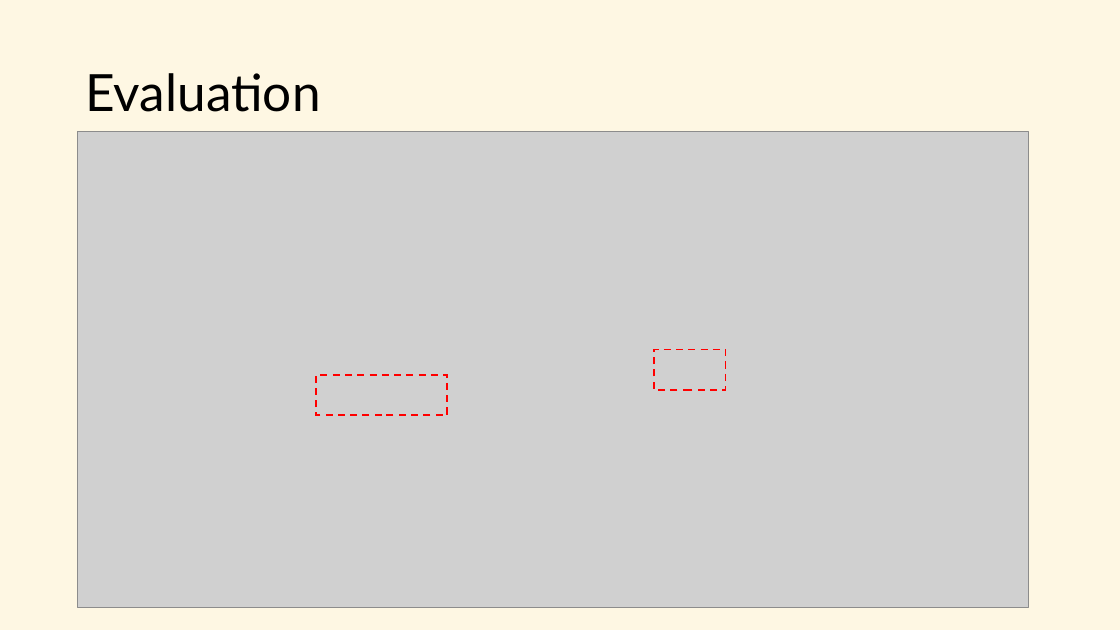
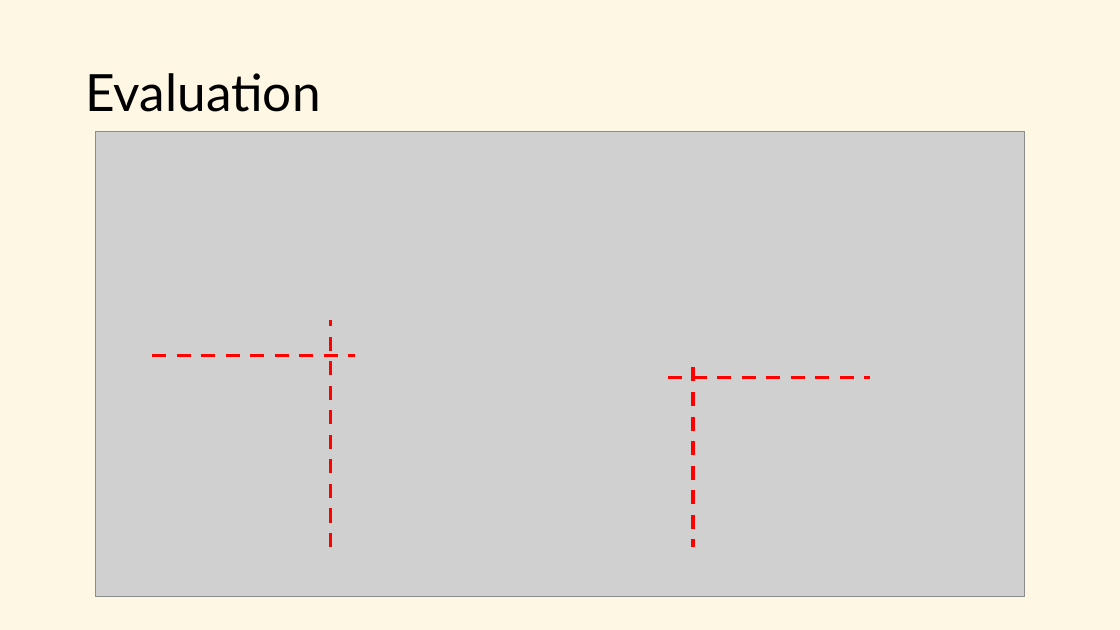
Before and after one commit to Lone-Wolfgang/CaseStudy1DDS, a slide deck: slide 13 of Presentation.pptx. Drawn at 1120x630 pixels with LibreOffice and Linux fonts; fonts in the diff are those of the drawing; grey boxes stand for pictures. Boxes give left, top, right and bottom in pixels: in the first picture for what was removed or moved away, otherwise in the second. Text is boxed around its words. In the diff, an @@ line names an element or a change of style, - is before the commit and + after.

```diff
--- a/Presentation.pptx
+++ b/Presentation.pptx
@@ picture: place and size @@
-picture at [77,132,1028,607]
+picture at [95,132,1025,597]
@@ line added from (330, 547) to (330, 320), #FF0000 3 pt dashed @@
@@ line added from (152, 355) to (355, 355), #FF0000 3 pt dashed @@
@@ rectangle removed at [655,350,726,390] @@
@@ rectangle removed at [316,375,447,415] @@
@@ line added from (668, 377) to (870, 377), #FF0000 3 pt dashed @@
@@ line added from (693, 367) to (693, 547), #FF0000 3 pt dashed @@
```
Also in this commit, not shown: 4 other slides changed, 2 slides added, 1 slide removed, 2 other files.
